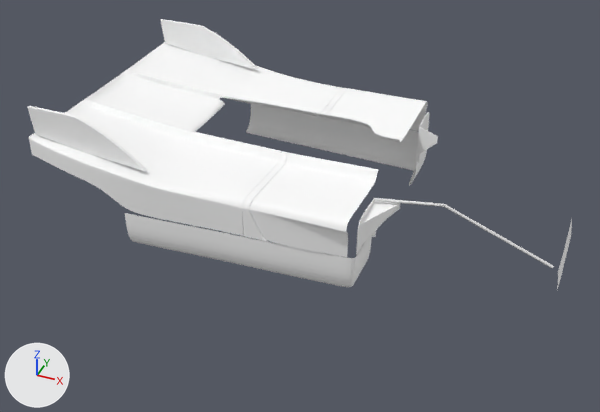
What one commit did to the Blender file Porsche908.blend.
The view is the same before and after, from a 50 mm camera at (2.57, -6.27, 5.62) aimed at (-0.1, 0.15, 1.04). Every picture has the same lights, and +X, +Y and +Z are marked at lower left.

In view in the first picture: 'Aileron.001', 'CapotAr.002', 'Circle', 'GrilleRadiateurAv', 'Master.004', 'Plane', 'Plane.000', 'Plane.001', 'PorteD.001', 'PorteG.001'.
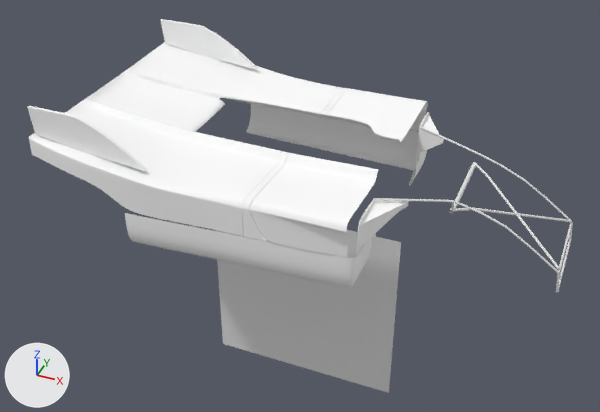
The change, as a list of edits to the scene's bpy script:
```text
Change me_circle:
    used by ob_circle; location = (0.912, -0.693, 1.875); rotation_euler = (1.662, 0.0, 1.571), in degrees (95, 0, 90); scale = (-0.636, -0.636, -0.636)
    remove me_circle.from_pydata(...)  # 40 vertices, 24 faces; spans x -0.46..0.01, y -0.02..0.53, z -2.4..0.01
    add me_circle.from_pydata(...)  # 32 vertices, 16 faces; spans x -0.01..0.03, y -0.19..0.01, z -0.81..0.0
    me_circle part 1: the loose piece of 16 vertices spanning x -0.46..-0.33, y -0.01..0.53, z -2.4..-0.85 is multiplied about its middle by the matrix ((-0.489, -0.025, 0.018), (0.018, -0.465, -0.152), (0.025, -0.151, 0.465)), then moved by (0.42, -0.45, 1.22)
    me_circle part 2: 2 vertices moved within x 0.01, y -0.01..0.01, z 0.0; 22 vertices removed from x -0.38..0.01, y -0.02..0.03, z -0.87..0.01; 14 vertices added at x -0.01..0.01, y -0.01..0.01, z -0.81..0.0
Change ob_circle:
    ob_circle.scale: (-0.636, -0.636, -0.636) -> (1.0, 1.0, 1.0)
    ob_circle.location: (0.912, -0.693, 1.875) -> (2.452, -0.402, 1.356)
    ob_circle.rotation_euler: (1.662, 0.0, 1.571) -> (1.571, 0.0, 0.0)  # degrees (95, 0, 90) -> degrees (90, 0, 0)
Change ob_plane:
    add _m = ob_plane.modifiers.new('Mirror', 'MIRROR')
    add _m.use_axis = (False, False, True)
    add _m.mirror_object = ob_py
Change ob_grilleradiateurav:
    add ob_grilleradiateurav.hide_viewport = True
Add ob_py:
    ob_py = bpy.data.objects.new('PY', me_plane_004.copy())  # the mesh of ob_plane_003
    ob_py.location = (0.0, 0.0, 0.0)
    ob_py.rotation_euler = (1.571, 0.0, 0.0)  # degrees (90, 0, 0)
Add ob_circle_006:
    ob_circle_006 = bpy.data.objects.new('Circle.006', me_circle_006)  # 176 vertices, 128 faces; spans x -0.06..0.53, y -0.36..1.28, z 0.0..1.94
    ob_circle_006.location = (0.91, -0.691, 1.876)
    ob_circle_006.rotation_euler = (-0.393, 1.687, 0.0)  # degrees (-23, 97, 0)
Add ob_circle_007:
    ob_circle_007 = bpy.data.objects.new('Circle.007', me_circle_007)  # 16 vertices, 8 faces; spans x -0.03..0.03, y -0.03..0.03, z -0.412..0.015; modifiers MIRROR
    ob_circle_007.location = (1.517, -0.412, 1.744)
    ob_circle_007.rotation_euler = (1.571, 0.0, 0.0)  # degrees (90, 0, 0)
    ob_circle_007.scale = (0.67, 0.67, 1.0)
Add ob_circle_008:
    ob_circle_008 = bpy.data.objects.new('Circle.008', me_circle_010)  # 16 vertices, 8 faces; spans x -0.012..0.012, y -0.012..0.012, z 0.0..0.1066
    ob_circle_008.location = (1.52, -0.418, 1.755)
    ob_circle_008.rotation_euler = (0.225, -0.00168, 0.00339)  # degrees (13, -0.1, 0.2)
    ob_circle_008.scale = (-0.848, -0.863, 0.999)
Add ob_circle_010:
    ob_circle_010 = bpy.data.objects.new('Circle.010', me_circle_012)  # 24 vertices, 16 faces; spans x -0.042..0.012, y -0.012..0.012, z 0.0..1.276
    ob_circle_010.location = (1.519, -0.421, 1.756)
    ob_circle_010.rotation_euler = (0.227, 1.875, 0.95)  # degrees (13, 107, 54)
Add ob_circle_009:
    ob_circle_009 = bpy.data.objects.new('Circle.009', me_circle_013)  # 24 vertices, 16 faces; spans x -0.031..0.012, y -0.032..0.012, z 0.0..1.276
    ob_circle_009.location = (1.519, 0.42, 1.756)
    ob_circle_009.rotation_euler = (1.176, 2.425, 0.592)  # degrees (67, 139, 34)
```

What differs and where, as boxes [x1, y1, x2, y2] in the pictures (600 x 412 px; the box of a moved part takes in the faces that stretch with it):
'PY', added
    after: [215, 230, 401, 393]
'Plane', reshaped, modifiers changed (105% wider, 193% taller)
    before: [359, 203, 398, 248]
    after: [358, 115, 439, 249]
'Circle.006', added
    after: [373, 126, 573, 292]
'Circle', reshaped, moved, turned, rescaled
    before: [374, 198, 554, 268]
    after: [558, 222, 573, 287]
'Circle.009', added
    after: [475, 162, 560, 269]
'Circle.010', added
    after: [452, 208, 571, 222]
'Circle.007', added
    after: [450, 162, 476, 214]
'GrilleRadiateurAv', hidden
    before: [557, 219, 572, 289]
'Circle.008', added
    after: [451, 202, 454, 211]
part 1 of me_circle, moved or reshaped
    before: [444, 204, 554, 268]
    after: [559, 239, 571, 287]
part 2 of me_circle, moved or reshaped
    before: [374, 198, 445, 207]
    after: [558, 222, 573, 273]
